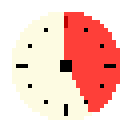
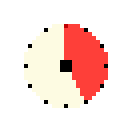
Two versions of the same layered image (128×128). Layer-by-layer changes:
"Layer 2": opacity 75% → 100%, painted on it over (x1=24, y1=12, x2=120, y2=112)
removed layer "Layer 4" over (x1=12, y1=12, x2=120, y2=120)
